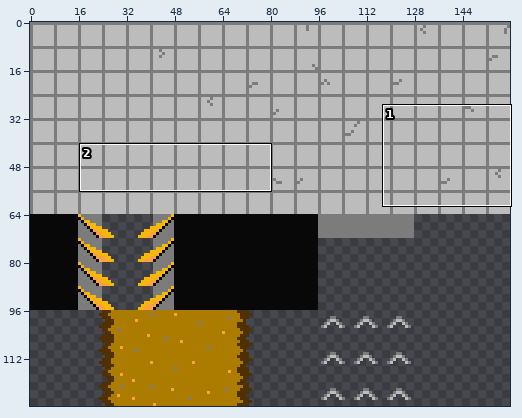
A sprite sheet gets an edit: november/assets/temple.png. Above, an overview of the earlier version with the close-up marked.
Close-up. Before the edit:
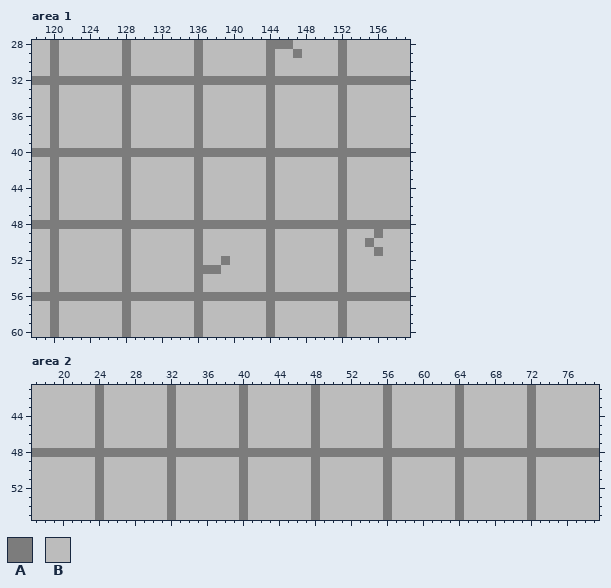
The file is 320x256 pixels, drawn in blocks of 2x2; one block is one cell here. Shown: area 1: x 118..159, y 28..60; area 2: x 17..79, y 41..55.
Palette (. is transparent): A #7c7c7c  B #bcbcbc
Pixels before, area 1, first column x 118:
28 BBABBBBBBBABBBBBBBABBBBBBBAAABBBBBABBBBBBB
29 BBABBBBBBBABBBBBBBABBBBBBBABBABBBBABBBBBBB
30 BBABBBBBBBABBBBBBBABBBBBBBABBBBBBBABBBBBBB
31 BBABBBBBBBABBBBBBBABBBBBBBABBBBBBBABBBBBBB
32 AAAAAAAAAAAAAAAAAAAAAAAAAAAAAAAAAAAAAAAAAA
33 BBABBBBBBBABBBBBBBABBBBBBBABBBBBBBABBBBBBB
34 BBABBBBBBBABBBBBBBABBBBBBBABBBBBBBABBBBBBB
35 BBABBBBBBBABBBBBBBABBBBBBBABBBBBBBABBBBBBB
36 BBABBBBBBBABBBBBBBABBBBBBBABBBBBBBABBBBBBB
37 BBABBBBBBBABBBBBBBABBBBBBBABBBBBBBABBBBBBB
38 BBABBBBBBBABBBBBBBABBBBBBBABBBBBBBABBBBBBB
39 BBABBBBBBBABBBBBBBABBBBBBBABBBBBBBABBBBBBB
40 AAAAAAAAAAAAAAAAAAAAAAAAAAAAAAAAAAAAAAAAAA
41 BBABBBBBBBABBBBBBBABBBBBBBABBBBBBBABBBBBBB
42 BBABBBBBBBABBBBBBBABBBBBBBABBBBBBBABBBBBBB
43 BBABBBBBBBABBBBBBBABBBBBBBABBBBBBBABBBBBBB
44 BBABBBBBBBABBBBBBBABBBBBBBABBBBBBBABBBBBBB
45 BBABBBBBBBABBBBBBBABBBBBBBABBBBBBBABBBBBBB
46 BBABBBBBBBABBBBBBBABBBBBBBABBBBBBBABBBBBBB
47 BBABBBBBBBABBBBBBBABBBBBBBABBBBBBBABBBBBBB
48 AAAAAAAAAAAAAAAAAAAAAAAAAAAAAAAAAAAAAAAAAA
49 BBABBBBBBBABBBBBBBABBBBBBBABBBBBBBABBBABBB
50 BBABBBBBBBABBBBBBBABBBBBBBABBBBBBBABBABBBB
51 BBABBBBBBBABBBBBBBABBBBBBBABBBBBBBABBBABBB
52 BBABBBBBBBABBBBBBBABBABBBBABBBBBBBABBBBBBB
53 BBABBBBBBBABBBBBBBAAABBBBBABBBBBBBABBBBBBB
54 BBABBBBBBBABBBBBBBABBBBBBBABBBBBBBABBBBBBB
55 BBABBBBBBBABBBBBBBABBBBBBBABBBBBBBABBBBBBB
56 AAAAAAAAAAAAAAAAAAAAAAAAAAAAAAAAAAAAAAAAAA
57 BBABBBBBBBABBBBBBBABBBBBBBABBBBBBBABBBBBBB
58 BBABBBBBBBABBBBBBBABBBBBBBABBBBBBBABBBBBBB
59 BBABBBBBBBABBBBBBBABBBBBBBABBBBBBBABBBBBBB
60 BBABBBBBBBABBBBBBBABBBBBBBABBBBBBBABBBBBBB
Pixels before, area 2, first column x 17:
41 BBBBBBBABBBBBBBABBBBBBBABBBBBBBABBBBBBBABBBBBBBABBBBBBBABBBBBBB
42 BBBBBBBABBBBBBBABBBBBBBABBBBBBBABBBBBBBABBBBBBBABBBBBBBABBBBBBB
43 BBBBBBBABBBBBBBABBBBBBBABBBBBBBABBBBBBBABBBBBBBABBBBBBBABBBBBBB
44 BBBBBBBABBBBBBBABBBBBBBABBBBBBBABBBBBBBABBBBBBBABBBBBBBABBBBBBB
45 BBBBBBBABBBBBBBABBBBBBBABBBBBBBABBBBBBBABBBBBBBABBBBBBBABBBBBBB
46 BBBBBBBABBBBBBBABBBBBBBABBBBBBBABBBBBBBABBBBBBBABBBBBBBABBBBBBB
47 BBBBBBBABBBBBBBABBBBBBBABBBBBBBABBBBBBBABBBBBBBABBBBBBBABBBBBBB
48 AAAAAAAAAAAAAAAAAAAAAAAAAAAAAAAAAAAAAAAAAAAAAAAAAAAAAAAAAAAAAAA
49 BBBBBBBABBBBBBBABBBBBBBABBBBBBBABBBBBBBABBBBBBBABBBBBBBABBBBBBB
50 BBBBBBBABBBBBBBABBBBBBBABBBBBBBABBBBBBBABBBBBBBABBBBBBBABBBBBBB
51 BBBBBBBABBBBBBBABBBBBBBABBBBBBBABBBBBBBABBBBBBBABBBBBBBABBBBBBB
52 BBBBBBBABBBBBBBABBBBBBBABBBBBBBABBBBBBBABBBBBBBABBBBBBBABBBBBBB
53 BBBBBBBABBBBBBBABBBBBBBABBBBBBBABBBBBBBABBBBBBBABBBBBBBABBBBBBB
54 BBBBBBBABBBBBBBABBBBBBBABBBBBBBABBBBBBBABBBBBBBABBBBBBBABBBBBBB
55 BBBBBBBABBBBBBBABBBBBBBABBBBBBBABBBBBBBABBBBBBBABBBBBBBABBBBBBB
After the commit:
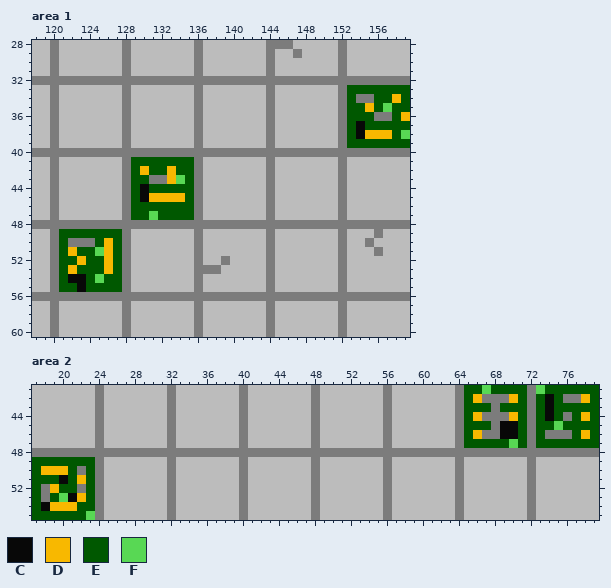
Colours new in this view: C #080808  D #f8b800  E #005800  F #58d854
Diff:
Area 1:
The edit turns colour B into colour A in row 34 at x 154 to 155; in row 36 at x 156 to 157; in row 43 at x 131 to 132; in row 50 at x 122 to 124.
The edit turns colour B into colour C in rows 37 to 38 at x 154; in rows 44 to 45 at x 130; in row 54 at x 122 to 123; in row 55 at x 123.
The edit turns colour B into colour D in row 34 at x 158; in row 35 at x 155; in row 36 at x 159; in row 38 at x 155 to 157; in row 42 at x 130 and 133; in row 43 at x 133.
The edit turns colour B into colour D in row 45 at x 131 to 134; in row 50 at x 126; in row 51 at x 122 and 126; in row 52 at x 123 and 126; in row 53 at x 122 and 126.
The edit turns colour B into colour E in row 33 at x 153 to 159; in row 34 at x 153, 156 to 157 and 159; in row 35 at x 153 to 154, 156 and 158 to 159; in row 36 at x 153 to 155 and 158; in row 37 at x 153 and 155 to 159; in row 38 at x 153 and 158.
The edit turns colour B into colour E in row 39 at x 153 to 159; in row 41 at x 129 to 135; in row 42 at x 129, 131 to 132 and 134 to 135; in row 43 at x 129 to 130 and 135; in row 44 at x 129 and 131 to 135; in row 45 at x 129 and 135.
The edit turns colour B into colour E in row 46 at x 129 to 135; in row 47 at x 129 to 130 and 132 to 135; in row 49 at x 121 to 127; in row 50 at x 121, 125 and 127; in row 51 at x 121, 123 to 124 and 127; in row 52 at x 121 to 122, 124 to 125 and 127.
The edit turns colour B into colour E in row 53 at x 121, 123 to 125 and 127; in row 54 at x 121, 124 and 126 to 127; in row 55 at x 121 to 122 and 124 to 127.
The edit turns colour B into colour F in row 35 at x 157; in row 38 at x 159; in row 43 at x 134; in row 47 at x 131; in row 51 at x 125; in row 54 at x 125.
Area 2:
The edit turns colour B into colour A in row 42 at x 67 to 69 and 76 to 77; in row 43 at x 68; in row 44 at x 67 to 69 and 76; in row 45 at x 68; in row 46 at x 67 to 68 and 74 to 76; in row 50 at x 22.
The edit turns colour B into colour A in row 52 at x 18 and 22; in row 53 at x 18.
The edit turns colour B into colour C in rows 42 to 44 at x 74; in rows 45 to 46 at x 69 to 70; in row 51 at x 20; in row 53 at x 21; in row 54 at x 18.
The edit turns colour B into colour D in row 42 at x 66, 70 and 78; in row 44 at x 66, 70 and 78; in row 46 at x 66 and 78; in row 50 at x 18 to 20; in row 51 at x 22; in row 52 at x 19.
The edit turns colour B into colour D in row 53 at x 22; in row 54 at x 19 to 21.
The edit turns colour B into colour E in row 41 at x 65 to 66, 68 to 71 and 74 to 79; in row 42 at x 65, 71, 73, 75 and 79; in row 43 at x 65 to 67, 69 to 71, 73 and 75 to 79; in row 44 at x 65, 71, 73, 75, 77 and 79; in row 45 at x 65 to 67, 71, 73 to 74 and 76 to 79; in row 46 at x 65, 71, 73, 77 and 79.
The edit turns colour B into colour E in row 47 at x 65 to 69, 71 and 73 to 79; in row 49 at x 17 to 23; in row 50 at x 17, 21 and 23; in row 51 at x 17 to 19, 21 and 23; in row 52 at x 17, 20 to 21 and 23; in row 53 at x 17, 19 and 23.
The edit turns colour B into colour E in row 54 at x 17 and 22 to 23; in row 55 at x 17 to 22.
The edit turns colour B into colour F in row 41 at x 67 and 73; in row 45 at x 75; in row 47 at x 70; in row 53 at x 20; in row 55 at x 23.
